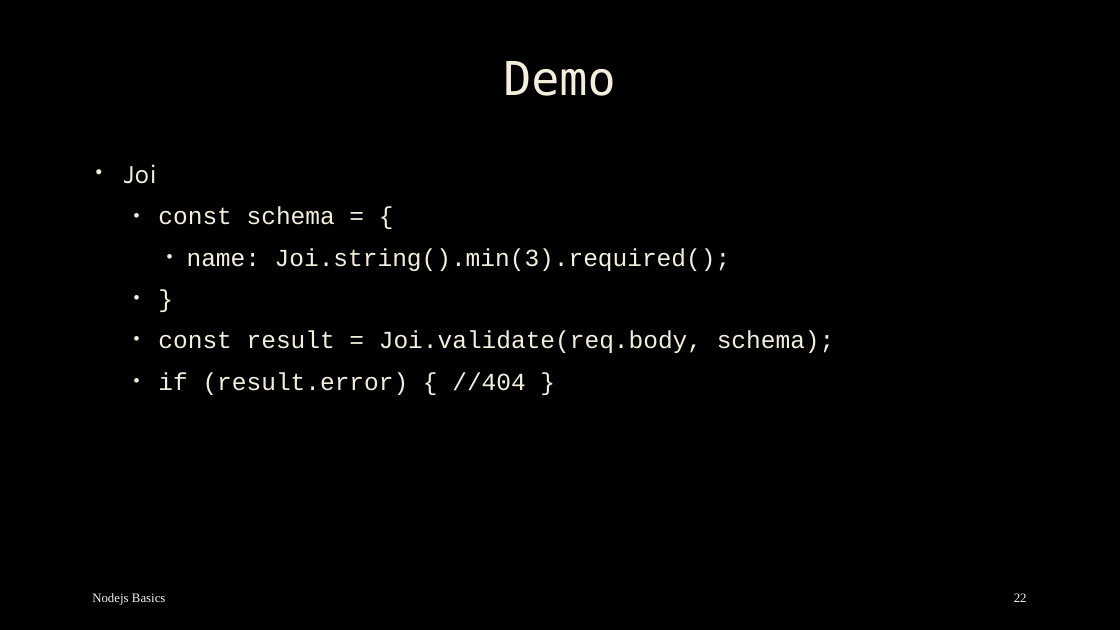
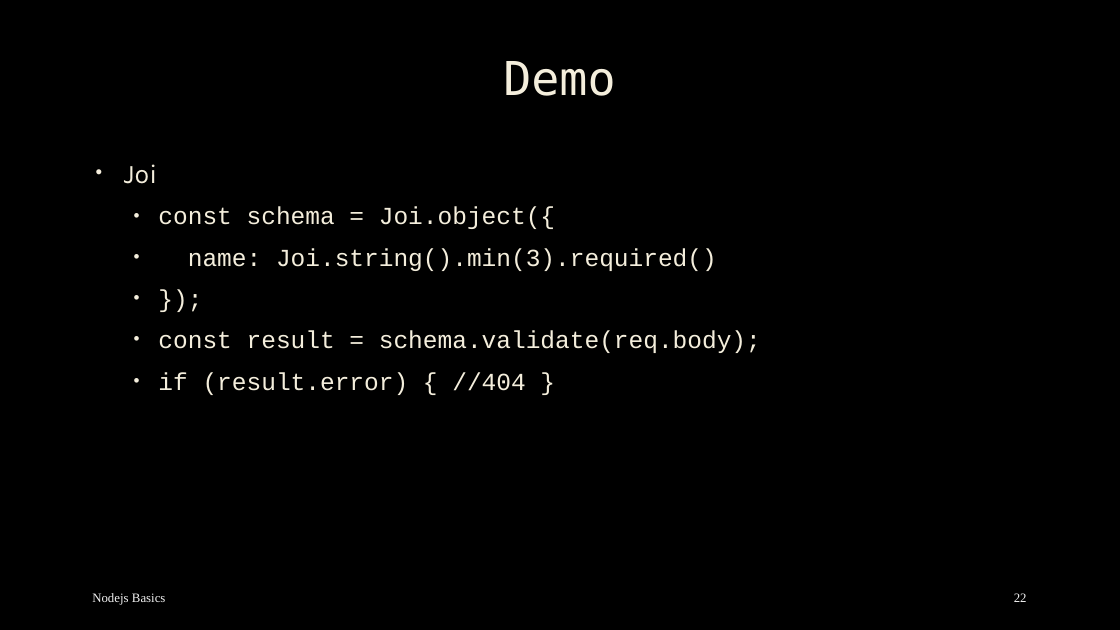
Before and after one commit to mostafa8026/nestjs-course, a slide deck: slide 22 of nodejs-basics-04.pptx. Drawn at 1120x630 pixels with LibreOffice and Linux fonts; fonts in the diff are those of the drawing; background and template pictures are left out. Boxes give left, top, right and bottom in pixels: in the first picture for what was removed or moved away, otherwise in the second. Text is boxed around its words. In the diff, an @@ line names an element or a change of style, - is before the commit and + after.

```diff
--- a/nodejs-basics-04.pptx
+++ b/nodejs-basics-04.pptx
@@ text at (158,207,761,353): text changed @@
-  • const schema = {
-    • name: Joi.string().min(3).required();
-  • }
-  • const result = Joi.validate(req.body, schema);
+  • const schema = Joi.object({
+  • name: Joi.string().min(3).required()
+  • });
+  • const result = schema.validate(req.body);
```
Also in this commit, not shown: 4 other files.
